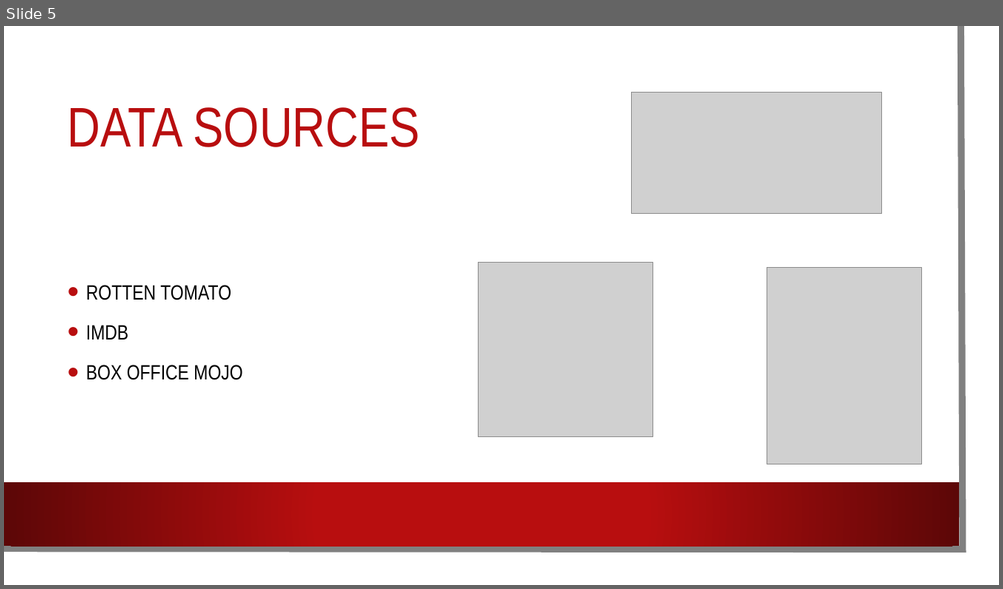
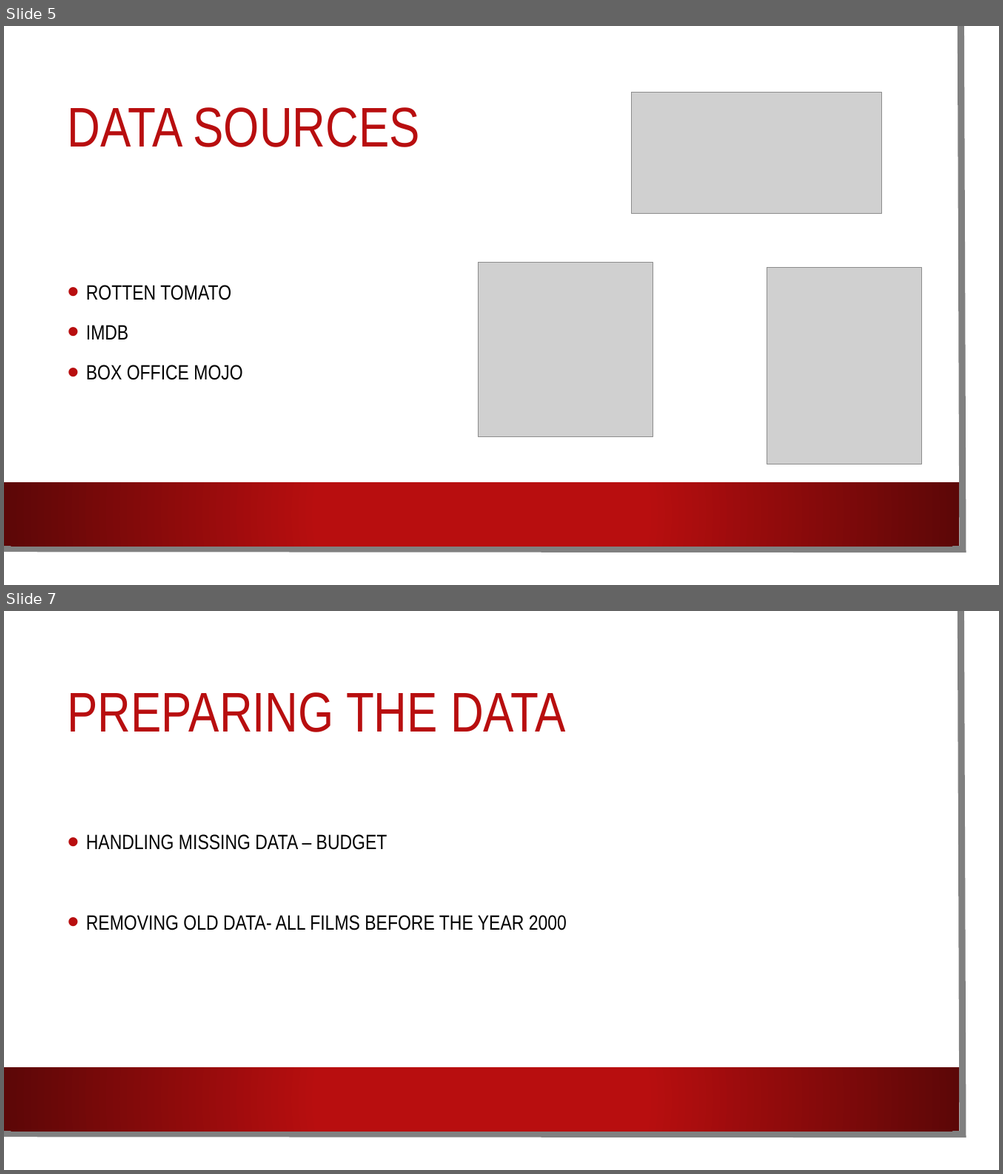
Before and after one commit to AnyaKatz/TraficPreventer, a slide deck: MOVIFIER.pptx. Shown one above the other, each under a label of ours: slide 5 before the commit, slides 5 and 7 after it; the slides between them are not shown. The pictures are 1003x589 and 1003x1174 pixels, drawn with LibreOffice and Linux fonts; fonts in the diff are those of the drawing; grey boxes stand for pictures; background and template pictures are left out. Boxes give left, top, right and bottom in pixels: in the first picture for what was removed or moved away, otherwise in the second. Text is boxed around its words. In the diff, an @@ line names an element or a change of style, - is before the commit and + after.

```diff
--- a/MOVIFIER.pptx
+++ b/MOVIFIER.pptx
@@ slide 7 added at (4,611,999,1170), background picture (left out); not listed: 3 template elements that a slide beside it also shows @@
@@ title added at (68,692,566,732), 54 pt, text #B80E0F @@
+PREPARING THE DATA
@@ text added at (86,834,566,931), 20 pt, text #000000 @@
+• HANDLING MISSING DATA – BUDGET
+• REMOVING OLD DATA- ALL FILMS BEFORE THE YEAR 2000
```
Also in this commit, not shown: 1 slide changed, 3 other slides added.
